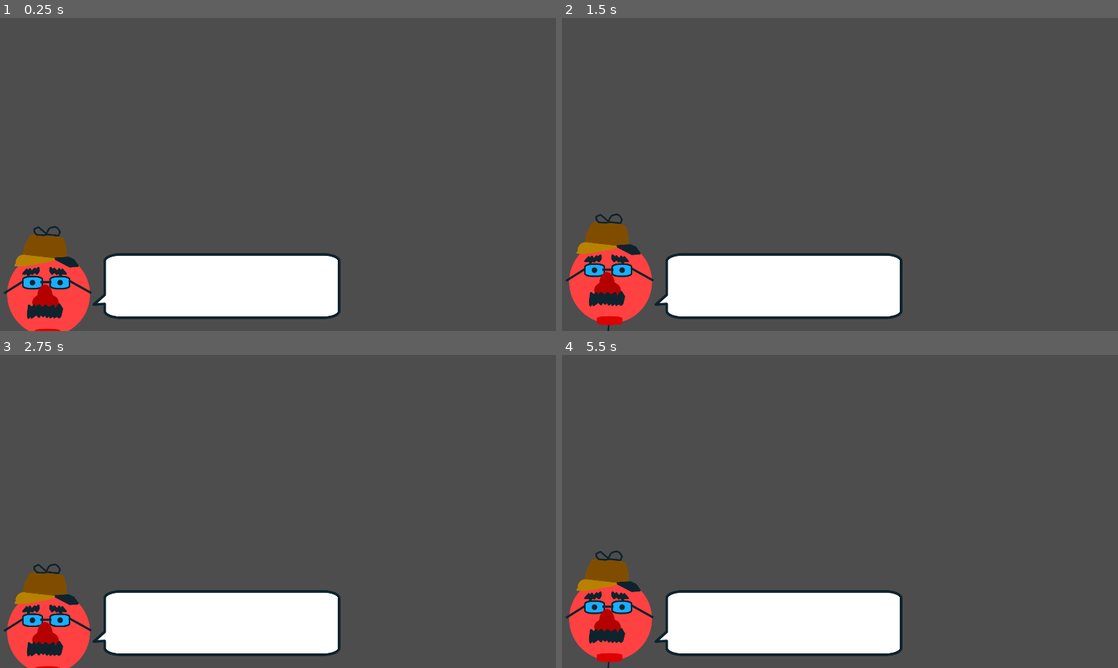
Above: before the commit, frames 1-4 (two rows, left to right).
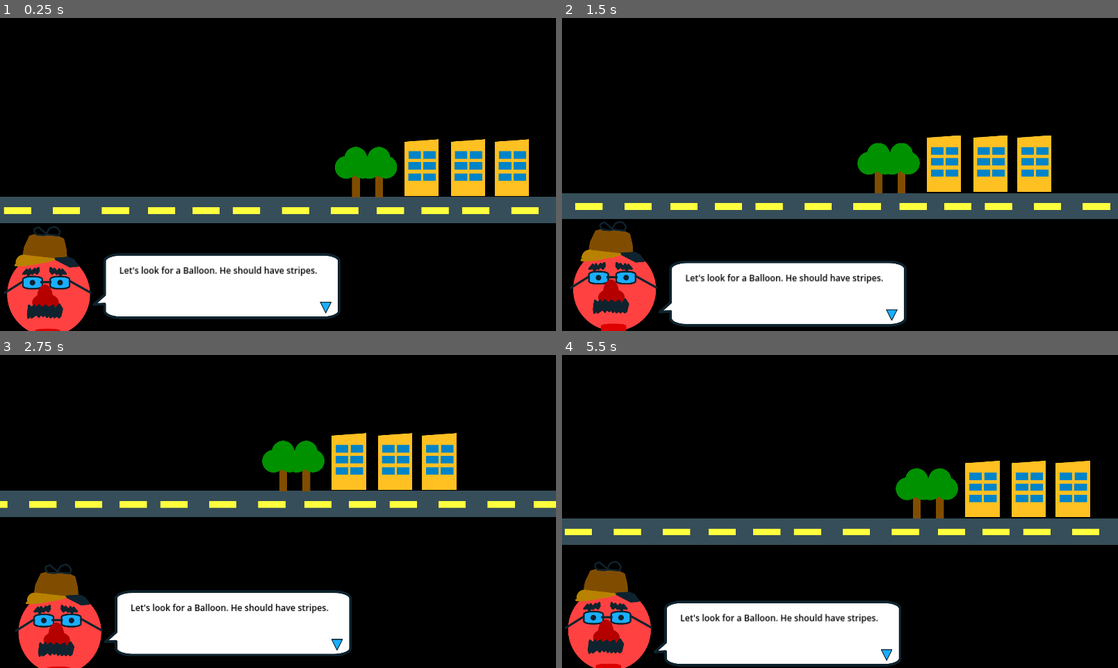
Above: after the commit, the same moments.

Repository: mathew-tran/theanajam22
Game: Godot game, scene res://Scenes/Main.tscn
The game is run twice, just before and just after one commit, with the same random seed, the same clock (stepped at 60 frames per second) and the same inputs.
Inputs:
- Up to frame 1 (0.25 s): no input
- Up to frame 2 (1.5 s): hold D (move_right, bound only after the commit) 0.53-1.28 s; hold S (move_down, bound only after the commit) from 1.28 s (still down)
- Up to frame 3 (2.75 s): release S (move_down, bound only after the commit) at 2.03 s; hold D (move_right, bound only after the commit) from 2.03 s (still down)
- Up to frame 4 (5.5 s): release D (move_right, bound only after the commit) at 2.78 s; hold W (move_up, bound only after the commit) 2.78-3.53 s; hold A (move_left, bound only after the commit) 3.53-5.03 s; hold S (move_down, bound only after the commit) from 5.03 s (still down)

The runs differ from the first frame. In frame 1, 81% of the frame differs, in the area x 0-100%, y 0-100%; in frame 2, 85%; in frame 3, 83%; in frame 4, 85%.

Commit message:
start work on adding player controller

Diff:
--- /dev/null
+++ b/Art/Street.svg
@@ -0,0 +1,85 @@
+<?xml version="1.0" encoding="UTF-8" standalone="no"?>
+<!-- Created with Inkscape (http://www.inkscape.org/) -->
+
+<svg
+   width="209.75047mm"
+   height="23.681505mm"
+   viewBox="0 0 209.75047 23.681505"
+   version="1.1"
+   id="svg1"
+   inkscape:version="1.3.2 (091e20e, 2023-11-25, custom)"
+   sodipodi:docname="Street.svg"
+   xmlns:inkscape="http://www.inkscape.org/namespaces/inkscape"
+   xmlns:sodipodi="http://sodipodi.sourceforge.net/DTD/sodipodi-0.dtd"
+   xmlns="http://www.w3.org/2000/svg"
+   xmlns:svg="http://www.w3.org/2000/svg">
+  <sodipodi:namedview
+     id="namedview1"
+     pagecolor="#ffffff"
+     bordercolor="#000000"
+     borderopacity="0.25"
+     inkscape:showpageshadow="2"
+     inkscape:pageopacity="0.0"
+     inkscape:pagecheckerboard="0"
+     inkscape:deskcolor="#d1d1d1"
+     inkscape:document-units="mm"
+     inkscape:zoom="0.71891835"
+     inkscape:cx="350.52659"
+     inkscape:cy="38.25191"
+     inkscape:window-width="1920"
+     inkscape:window-height="1010"
+     inkscape:window-x="1699"
+     inkscape:window-y="-6"
+     inkscape:window-maximized="1"
+     inkscape:current-layer="layer1" />
+  <defs
+     id="defs1" />
+  <g
+     inkscape:label="Layer 1"
+     inkscape:groupmode="layer"
+     id="layer1"
+     transform="translate(0,-136.78958)">
+    <rect
+       style="fill:#364e59;stroke:none;stroke-width:2.02529;stroke-linecap:square;stroke-linejoin:round"
+       id="rect25"
+       width="209.75047"
+       height="23.681505"
+       x="-8.1085965e-09"
+       y="136.78958" />
+    <rect
+       style="fill:#ffff3e;stroke:none;stroke-width:2;stroke-linecap:square;stroke-linejoin:round"
+       id="rect26"
+       width="24.982687"
+       height="6.2456717"
+       x="4.4240174"
+       y="145.89784" />
+    <rect
+       style="fill:#ffff3e;stroke:none;stroke-width:2;stroke-linecap:square;stroke-linejoin:round"
+       id="rect27"
+       width="24.982687"
+       height="6.2456717"
+       x="49.184666"
+       y="145.89784" />
+    <rect
+       style="fill:#ffff3e;stroke:none;stroke-width:2;stroke-linecap:square;stroke-linejoin:round"
+       id="rect28"
+       width="24.982687"
+       height="6.2456717"
+       x="93.945312"
+       y="145.89784" />
+    <rect
+       style="fill:#ffff3e;stroke:none;stroke-width:2;stroke-linecap:square;stroke-linejoin:round"
+       id="rect29"
+       width="24.982687"
+       height="6.2456717"
+       x="135.84335"
+       y="145.89784" />
+    <rect
+       style="fill:#ffff3e;stroke:none;stroke-width:2;stroke-linecap:square;stroke-linejoin:round"
+       id="rect30"
+       width="24.982687"
+       height="6.2456717"
+       x="176.70045"
+       y="145.89784" />
+  </g>
+</svg>
--- /dev/null
+++ b/Art/TextPip.svg
@@ -0,0 +1,61 @@
+<?xml version="1.0" encoding="UTF-8" standalone="no"?>
+<!-- Created with Inkscape (http://www.inkscape.org/) -->
+
+<svg
+   width="9.606638mm"
+   height="8.4050837mm"
+   viewBox="0 0 9.606638 8.4050837"
+   version="1.1"
+   id="svg1"
+   inkscape:version="1.3.2 (091e20e, 2023-11-25, custom)"
+   sodipodi:docname="TextPip.svg"
+   xmlns:inkscape="http://www.inkscape.org/namespaces/inkscape"
+   xmlns:sodipodi="http://sodipodi.sourceforge.net/DTD/sodipodi-0.dtd"
+   xmlns="http://www.w3.org/2000/svg"
+   xmlns:svg="http://www.w3.org/2000/svg">
+  <sodipodi:namedview
+     id="namedview1"
+     pagecolor="#ffffff"
+     bordercolor="#000000"
+     borderopacity="0.25"
+     inkscape:showpageshadow="2"
+     inkscape:pageopacity="0.0"
+     inkscape:pagecheckerboard="0"
+     inkscape:deskcolor="#d1d1d1"
+     inkscape:document-units="mm"
+     inkscape:zoom="0.71891835"
+     inkscape:cx="-214.2107"
+     inkscape:cy="128.66552"
+     inkscape:window-width="1920"
+     inkscape:window-height="1010"
+     inkscape:window-x="1699"
+     inkscape:window-y="-6"
+     inkscape:window-maximized="1"
+     inkscape:current-layer="layer1" />
+  <defs
+     id="defs1" />
+  <g
+     inkscape:label="Layer 1"
+     inkscape:groupmode="layer"
+     id="layer1"
+     transform="translate(-114.82916,-119.85624)">
+    <path
+       sodipodi:type="star"
+       style="fill:#19aeff;stroke:#0e232e;stroke-width:2;stroke-linecap:square;stroke-linejoin:round"
+       id="path17"
+       inkscape:flatsided="true"
+       sodipodi:sides="3"
+       sodipodi:cx="29.074348"
+       sodipodi:cy="108.56878"
+       sodipodi:r1="16.230904"
+       sodipodi:r2="8.1154518"
+       sodipodi:arg1="0.52359878"
+       sodipodi:arg2="1.5707963"
+       inkscape:rounded="0"
+       inkscape:randomized="0"
+       d="m 43.130723,116.68423 -28.112749,0 14.056375,-24.346355 z"
+       inkscape:transform-center-y="1.2945163"
+       transform="matrix(-0.31902384,0,0,-0.31902384,128.90789,157.40032)"
+       inkscape:transform-center-x="-1.2994617e-06" />
+  </g>
+</svg>
--- /dev/null
+++ b/Art/Tree1.svg
@@ -0,0 +1,72 @@
+<?xml version="1.0" encoding="UTF-8" standalone="no"?>
+<!-- Created with Inkscape (http://www.inkscape.org/) -->
+
+<svg
+   width="35.698887mm"
+   height="46.112503mm"
+   viewBox="0 0 35.698887 46.112503"
+   version="1.1"
+   id="svg1"
+   inkscape:version="1.3.2 (091e20e, 2023-11-25, custom)"
+   sodipodi:docname="Tree1.svg"
+   xmlns:inkscape="http://www.inkscape.org/namespaces/inkscape"
+   xmlns:sodipodi="http://sodipodi.sourceforge.net/DTD/sodipodi-0.dtd"
+   xmlns="http://www.w3.org/2000/svg"
+   xmlns:svg="http://www.w3.org/2000/svg">
+  <sodipodi:namedview
+     id="namedview1"
+     pagecolor="#ffffff"
+     bordercolor="#000000"
+     borderopacity="0.25"
+     inkscape:showpageshadow="2"
+     inkscape:pageopacity="0.0"
+     inkscape:pagecheckerboard="0"
+     inkscape:deskcolor="#d1d1d1"
+     inkscape:document-units="mm"
+     inkscape:zoom="0.71891835"
+     inkscape:cx="121.01513"
+     inkscape:cy="221.86108"
+     inkscape:window-width="1920"
+     inkscape:window-height="1010"
+     inkscape:window-x="1699"
+     inkscape:window-y="-6"
+     inkscape:window-maximized="1"
+     inkscape:current-layer="layer1" />
+  <defs
+     id="defs1" />
+  <g
+     inkscape:label="Layer 1"
+     inkscape:groupmode="layer"
+     id="layer1"
+     transform="translate(-72.760417,-89.958325)">
+    <g
+       id="g24"
+       transform="translate(1.730675,-101.78517)">
+      <rect
+         style="fill:#804d00;stroke:none;stroke-width:2;stroke-linecap:square;stroke-linejoin:round"
+         id="rect23"
+         width="7.026381"
+         height="31.228359"
+         x="86.658691"
+         y="206.62764" />
+      <circle
+         style="fill:#009100;stroke:none;stroke-width:2;stroke-linecap:square;stroke-linejoin:round"
+         id="path23"
+         cx="90.075279"
+         cy="202.14034"
+         r="10.39684" />
+      <circle
+         style="fill:#009100;stroke:none;stroke-width:2;stroke-linecap:square;stroke-linejoin:round"
+         id="circle23"
+         cx="81.426582"
+         cy="210.42101"
+         r="10.39684" />
+      <circle
+         style="fill:#009100;stroke:none;stroke-width:2;stroke-linecap:square;stroke-linejoin:round"
+         id="circle24"
+         cx="96.331787"
+         cy="210.23698"
+         r="10.39684" />
+    </g>
+  </g>
+</svg>
--- /dev/null
+++ b/Art/house1.svg
@@ -0,0 +1,101 @@
+<?xml version="1.0" encoding="UTF-8" standalone="no"?>
+<!-- Created with Inkscape (http://www.inkscape.org/) -->
+
+<svg
+   width="31.282532mm"
+   height="51.524158mm"
+   viewBox="0 0 31.282532 51.524158"
+   version="1.1"
+   id="svg1"
+   inkscape:version="1.3.2 (091e20e, 2023-11-25, custom)"
+   sodipodi:docname="house1.svg"
+   xmlns:inkscape="http://www.inkscape.org/namespaces/inkscape"
+   xmlns:sodipodi="http://sodipodi.sourceforge.net/DTD/sodipodi-0.dtd"
+   xmlns="http://www.w3.org/2000/svg"
+   xmlns:svg="http://www.w3.org/2000/svg">
+  <sodipodi:namedview
+     id="namedview1"
+     pagecolor="#ffffff"
+     bordercolor="#000000"
+     borderopacity="0.25"
+     inkscape:showpageshadow="2"
+     inkscape:pageopacity="0.0"
+     inkscape:pagecheckerboard="0"
+     inkscape:deskcolor="#d1d1d1"
+     inkscape:document-units="mm"
+     inkscape:zoom="0.71891835"
+     inkscape:cx="84.849691"
+     inkscape:cy="100.84594"
+     inkscape:window-width="1920"
+     inkscape:window-height="1010"
+     inkscape:window-x="1699"
+     inkscape:window-y="-6"
+     inkscape:window-maximized="1"
+     inkscape:current-layer="layer1" />
+  <defs
+     id="defs1" />
+  <g
+     inkscape:label="Layer 1"
+     inkscape:groupmode="layer"
+     id="layer1"
+     transform="translate(-82.285417,-121.70833)">
+    <g
+       id="g25"
+       transform="translate(64.648774,-63.949597)">
+      <path
+         style="fill:#ffc022;stroke:none;stroke-width:2;stroke-linecap:square;stroke-linejoin:round"
+         d="m 17.636643,187.8661 v 49.31599 h 31.282531 v -51.52416 z"
+         id="path16" />
+      <rect
+         style="fill:#0084c8;stroke:none;stroke-width:2;stroke-linecap:square;stroke-linejoin:round"
+         id="rect17"
+         width="11.314207"
+         height="6.9925652"
+         x="21.316935"
+         y="196.51482"
+         rx="10"
+         ry="0" />
+      <rect
+         style="fill:#0084c8;stroke:none;stroke-width:2;stroke-linecap:square;stroke-linejoin:round"
+         id="rect18"
+         width="11.314207"
+         height="6.9925652"
+         x="34.93404"
+         y="196.51482"
+         rx="10"
+         ry="0" />
+      <rect
+         style="fill:#0084c8;stroke:none;stroke-width:1.2;stroke-linecap:square;stroke-linejoin:round"
+         id="rect19"
+         width="11.703344"
+         height="6.6245346"
+         x="21.132929"
+         y="206.63562"
+         rx="0" />
+      <rect
+         style="fill:#0084c8;stroke:none;stroke-width:1.2;stroke-linecap:square;stroke-linejoin:round"
+         id="rect20"
+         width="11.703344"
+         height="6.6245346"
+         x="34.566013"
+         y="206.63562"
+         rx="0" />
+      <rect
+         style="fill:#0084c8;stroke:none;stroke-width:1.2;stroke-linecap:square;stroke-linejoin:round"
+         id="rect21"
+         width="11.703344"
+         height="6.6245346"
+         x="34.566013"
+         y="216.75644"
+         rx="0" />
+      <rect
+         style="fill:#0084c8;stroke:none;stroke-width:1.2;stroke-linecap:square;stroke-linejoin:round"
+         id="rect22"
+         width="11.703344"
+         height="6.6245346"
+         x="21.132929"
+         y="216.75644"
+         rx="0" />
+    </g>
+  </g>
+</svg>
--- /dev/null
+++ b/Prefabs/Environment/HouseType_1.tscn
@@ -0,0 +1,6 @@
+[gd_scene load_steps=2 format=3 uid="uid://bvy7aud5igsos"]
+
+[ext_resource type="Texture2D" uid="uid://uxwqe0xc7oc3" path="res://Art/house1.svg" id="1_ssj42"]
+
+[node name="HouseType1" type="Sprite2D"]
+texture = ExtResource("1_ssj42")
--- /dev/null
+++ b/Prefabs/Environment/Road.tscn
@@ -0,0 +1,7 @@
+[gd_scene load_steps=2 format=3 uid="uid://bbwx0d7qscbco"]
+
+[ext_resource type="Texture2D" uid="uid://cl7ggihuptck0" path="res://Art/Street.svg" id="1_80sbf"]
+
+[node name="Road" type="Sprite2D"]
+position = Vector2(-567, 499)
+texture = ExtResource("1_80sbf")
--- /dev/null
+++ b/Prefabs/Environment/TreeType_1.tscn
@@ -0,0 +1,6 @@
+[gd_scene load_steps=2 format=3 uid="uid://r0tnq037xl5"]
+
+[ext_resource type="Texture2D" uid="uid://bjuui1l4mi1dg" path="res://Art/Tree1.svg" id="1_2t001"]
+
+[node name="TreeType1" type="Sprite2D"]
+texture = ExtResource("1_2t001")
--- a/Prefabs/UI/PlayerUI.tscn
+++ b/Prefabs/UI/PlayerUI.tscn
@@ -1,8 +1,9 @@
-[gd_scene load_steps=7 format=3 uid="uid://b82bxvwiipqyk"]
+[gd_scene load_steps=8 format=3 uid="uid://b82bxvwiipqyk"]
 
 [ext_resource type="Script" path="res://Scripts/UI/PlayerUI.gd" id="1_aif20"]
 [ext_resource type="Texture2D" uid="uid://dwpyojfn0u62a" path="res://Art/DetFloatsworth.svg" id="1_jqmt1"]
 [ext_resource type="Texture2D" uid="uid://b11aibjq7m7tt" path="res://Art/SpeechBubblePointed.svg" id="3_kun2f"]
+[ext_resource type="Texture2D" uid="uid://y5exiahcqx3d" path="res://Art/TextPip.svg" id="4_p8xya"]
 
 [sub_resource type="Animation" id="Animation_jq8ty"]
 resource_name = "animate"
@@ -65,3 +66,21 @@
 offset_right = 1164.0
 offset_bottom = 335.0
 texture = ExtResource("3_kun2f")
+
+[node name="Label" type="Label" parent="Speech Bubble"]
+layout_mode = 0
+offset_left = 140.0
+offset_top = 39.0
+offset_right = 821.0
+offset_bottom = 189.0
+theme_override_colors/font_color = Color(0, 0, 0, 1)
+theme_override_font_sizes/font_size = 30
+text = "Let's look for a Balloon. He should have stripes."
+
+[node name="TextureRect" type="TextureRect" parent="Speech Bubble"]
+layout_mode = 0
+offset_left = 833.0
+offset_top = 168.0
+offset_right = 873.0
+offset_bottom = 208.0
+texture = ExtResource("4_p8xya")
--- a/Scenes/Main.tscn
+++ b/Scenes/Main.tscn
@@ -1,12 +1,44 @@
-[gd_scene load_steps=2 format=3 uid="uid://bgysluonl54m7"]
+[gd_scene load_steps=6 format=3 uid="uid://bgysluonl54m7"]
 
+[ext_resource type="PackedScene" uid="uid://bbwx0d7qscbco" path="res://Prefabs/Environment/Road.tscn" id="1_d763k"]
 [ext_resource type="PackedScene" uid="uid://b82bxvwiipqyk" path="res://Prefabs/UI/PlayerUI.tscn" id="1_tryda"]
+[ext_resource type="PackedScene" uid="uid://bvy7aud5igsos" path="res://Prefabs/Environment/HouseType_1.tscn" id="2_u734m"]
+[ext_resource type="PackedScene" uid="uid://r0tnq037xl5" path="res://Prefabs/Environment/TreeType_1.tscn" id="3_u3w0x"]
+[ext_resource type="Script" path="res://Scripts/Game/PlayerController.gd" id="4_nh21q"]
 
 [node name="Node2D" type="Node2D"]
 
-[node name="Camera2D" type="Camera2D" parent="."]
+[node name="Environment" type="Node2D" parent="."]
 
-[node name="PlayerUI" parent="Camera2D" instance=ExtResource("1_tryda")]
+[node name="Road" parent="Environment" instance=ExtResource("1_d763k")]
+
+[node name="Road2" parent="Environment" instance=ExtResource("1_d763k")]
+position = Vector2(224, 499)
+
+[node name="Road3" parent="Environment" instance=ExtResource("1_d763k")]
+position = Vector2(1016, 499)
+
+[node name="HouseType1" parent="Environment" instance=ExtResource("2_u734m")]
+position = Vector2(808, 352)
+
+[node name="HouseType2" parent="Environment" instance=ExtResource("2_u734m")]
+position = Vector2(656, 352)
+
+[node name="HouseType3" parent="Environment" instance=ExtResource("2_u734m")]
+position = Vector2(496, 352)
+
+[node name="TreeType1" parent="Environment" instance=ExtResource("3_u3w0x")]
+position = Vector2(344, 368)
+
+[node name="TreeType2" parent="Environment" instance=ExtResource("3_u3w0x")]
+position = Vector2(264, 368)
+
+[node name="Player" type="Camera2D" parent="."]
+position = Vector2(0, 376)
+position_smoothing_enabled = true
+script = ExtResource("4_nh21q")
+
+[node name="PlayerUI" parent="Player" instance=ExtResource("1_tryda")]
 offset_left = -948.0
 offset_top = 164.0
 offset_right = -948.0
--- /dev/null
+++ b/Scripts/Game/PlayerController.gd
@@ -0,0 +1,25 @@
+extends Camera2D
+
+var HorizontalSpeed = 200
+var VerticalSpeed = 200
+
+var VerticalRestraints = {
+	"MIN" : 376,
+	"MAX" : 800
+}
+
+var HorizontalRestraints = {
+	"MIN" : 376,
+	"MAX" : 800
+}
+
+func _process(delta):
+	if Input.is_action_pressed("move_left"):
+		global_position.x -= HorizontalSpeed * delta
+	if Input.is_action_pressed("move_right"):
+		global_position.x += HorizontalSpeed * delta
+
+	if Input.is_action_pressed("move_up"):
+		global_position.y -= VerticalSpeed * delta
+	if Input.is_action_pressed("move_down"):
+		global_position.y += VerticalSpeed * delta
--- a/project.godot
+++ b/project.godot
@@ -20,3 +20,34 @@
 window/size/viewport_width=1920
 window/size/viewport_height=1080
 window/stretch/mode="canvas_items"
+
+[input]
+
+move_left={
+"deadzone": 0.5,
+"events": [Object(InputEventKey,"resource_local_to_scene":false,"resource_name":"","device":-1,"window_id":0,"alt_pressed":false,"shift_pressed":false,"ctrl_pressed":false,"meta_pressed":false,"pressed":false,"keycode":0,"physical_keycode":65,"key_label":0,"unicode":97,"echo":false,"script":null)
+, Object(InputEventKey,"resource_local_to_scene":false,"resource_name":"","device":-1,"window_id":0,"alt_pressed":false,"shift_pressed":false,"ctrl_pressed":false,"meta_pressed":false,"pressed":false,"keycode":0,"physical_keycode":4194319,"key_label":0,"unicode":0,"echo":false,"script":null)
+]
+}
+move_right={
+"deadzone": 0.5,
+"events": [Object(InputEventKey,"resource_local_to_scene":false,"resource_name":"","device":-1,"window_id":0,"alt_pressed":false,"shift_pressed":false,"ctrl_pressed":false,"meta_pressed":false,"pressed":false,"keycode":0,"physical_keycode":68,"key_label":0,"unicode":100,"echo":false,"script":null)
+, Object(InputEventKey,"resource_local_to_scene":false,"resource_name":"","device":-1,"window_id":0,"alt_pressed":false,"shift_pressed":false,"ctrl_pressed":false,"meta_pressed":false,"pressed":false,"keycode":0,"physical_keycode":4194321,"key_label":0,"unicode":0,"echo":false,"script":null)
+]
+}
+move_up={
+"deadzone": 0.5,
+"events": [Object(InputEventKey,"resource_local_to_scene":false,"resource_name":"","device":-1,"window_id":0,"alt_pressed":false,"shift_pressed":false,"ctrl_pressed":false,"meta_pressed":false,"pressed":false,"keycode":0,"physical_keycode":87,"key_label":0,"unicode":119,"echo":false,"script":null)
+, Object(InputEventKey,"resource_local_to_scene":false,"resource_name":"","device":-1,"window_id":0,"alt_pressed":false,"shift_pressed":false,"ctrl_pressed":false,"meta_pressed":false,"pressed":false,"keycode":0,"physical_keycode":4194320,"key_label":0,"unicode":0,"echo":false,"script":null)
+]
+}
+move_down={
+"deadzone": 0.5,
+"events": [Object(InputEventKey,"resource_local_to_scene":false,"resource_name":"","device":-1,"window_id":0,"alt_pressed":false,"shift_pressed":false,"ctrl_pressed":false,"meta_pressed":false,"pressed":false,"keycode":0,"physical_keycode":83,"key_label":0,"unicode":115,"echo":false,"script":null)
+, Object(InputEventKey,"resource_local_to_scene":false,"resource_name":"","device":-1,"window_id":0,"alt_pressed":false,"shift_pressed":false,"ctrl_pressed":false,"meta_pressed":false,"pressed":false,"keycode":0,"physical_keycode":4194322,"key_label":0,"unicode":0,"echo":false,"script":null)
+]
+}
+
+[rendering]
+
+environment/defaults/default_clear_color=Color(0, 0, 0, 1)
Not shown, added: Art/Street.svg.import
Not shown, added: Art/TextPip.svg.import
Not shown, added: Art/Tree1.svg.import
Not shown, added: Art/house1.svg.import
